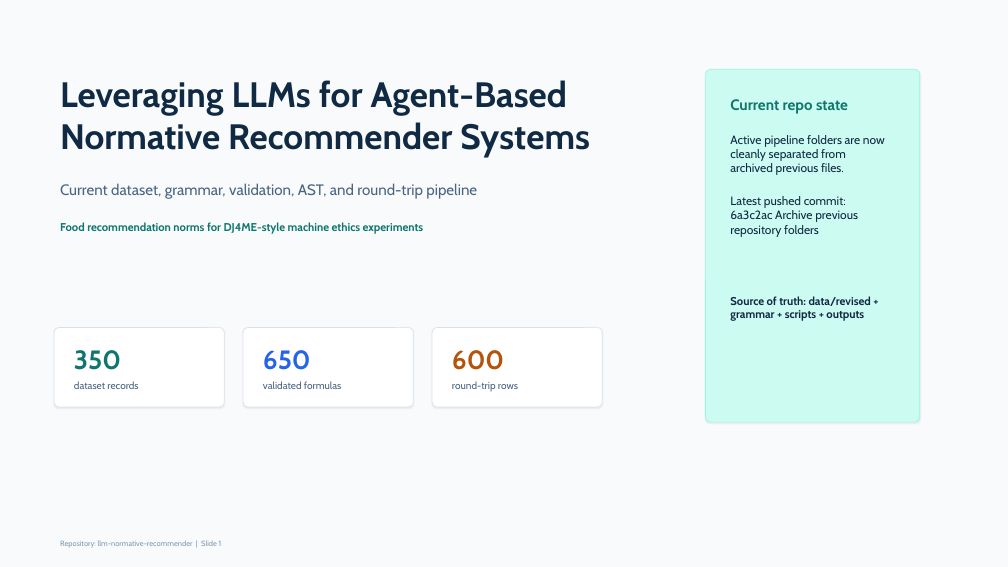
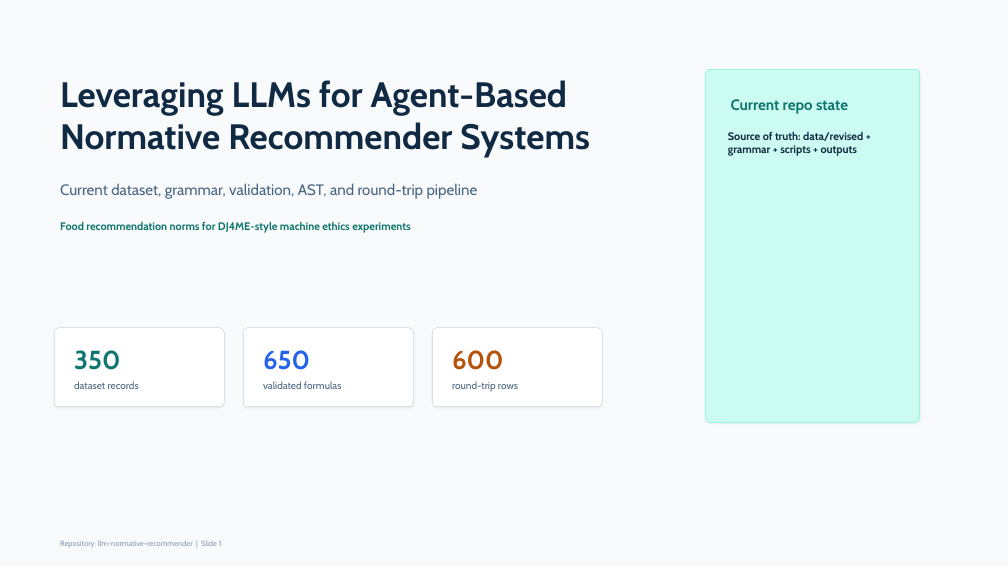
Before and after one commit to Nabila119/llm-normative-recommender, a slide deck: slide 1 of outputs/presentation/thesis_project_overview.pptx. Drawn at 1008x567 pixels with LibreOffice and Linux fonts; fonts in the diff are those of the drawing. Boxes give left, top, right and bottom in pixels: in the first picture for what was removed or moved away, otherwise in the second. Text is boxed around its words. In the diff, an @@ line names an element or a change of style, - is before the commit and + after.

```diff
--- a/outputs/presentation/thesis_project_overview.pptx
+++ b/outputs/presentation/thesis_project_overview.pptx
@@ shadow changed in 4 elements at bbox=[54, 328, 224, 407], bbox=[243, 328, 413, 407], bbox=[432, 328, 602, 407], bbox=[706, 70, 920, 422] @@
@@ text "Source of truth: data/revised + ..." at bbox=[728, 131, 863, 156]: size 13.5 to 13 pt @@
@@ text "Source of truth: data/revised + ...": place and size @@
-text "Source of truth: data/revised + ..." at bbox=[730, 296, 871, 321]
+text "Source of truth: data/revised + ..." at bbox=[728, 131, 863, 156]
@@ text removed at bbox=[730, 135, 885, 237] @@
-Active pipeline folders are now cleanly separated from archived previous files.
-Latest pushed commit:
-6a3c2ac Archive previous repository folders
@@ text "Food recommendation norms for DJ4ME-style ..." at bbox=[60, 221, 410, 233]: size 13.5 to 13 pt @@
```
Also in this commit, not shown: 9 other slides changed.
